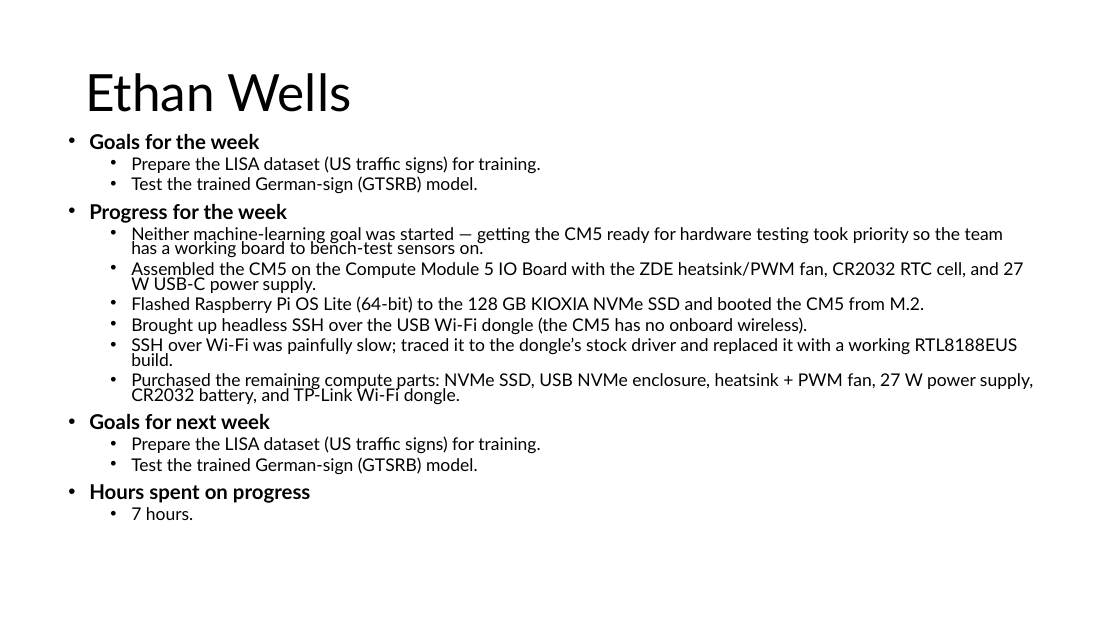
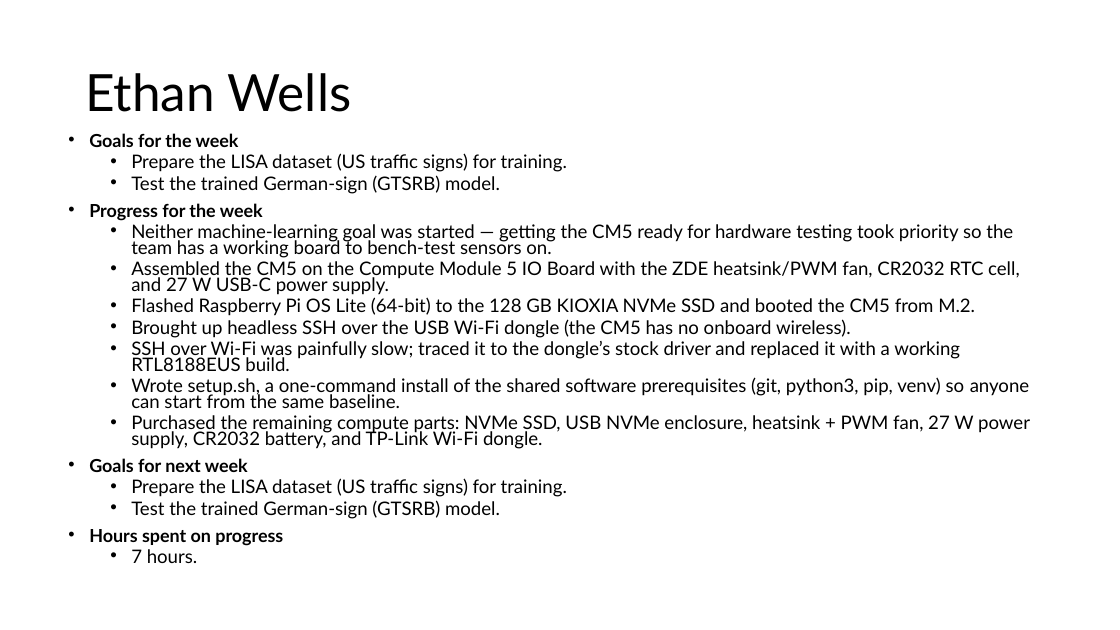
Before and after one commit to EthanWellsSr/Self-Driving-RC-Car, a slide deck: slide 1 of Weekly Reports/slides/1-ethan-wells.pptx. Drawn at 1120x630 pixels with LibreOffice and Linux fonts; fonts in the diff are those of the drawing. Boxes give left, top, right and bottom in pixels: in the first picture for what was removed or moved away, otherwise in the second. Text is boxed around its words. In the diff, an @@ line names an element or a change of style, - is before the commit and + after.

Commit message:
setup.sh added to slides, jpg of setup.sh added to Hardware/

```diff
--- a/Weekly Reports/slides/1-ethan-wells.pptx
+++ b/Weekly Reports/slides/1-ethan-wells.pptx
@@ text at bbox=[89, 133, 1030, 563]: size 17.5 to 15.4 pt in "Goals for the week", "Progress for the week", "Goals for next week", "Hours spent on progress"; size 15 to 16 pt in "Prepare the LISA dataset (US traffic signs) ...", "Test the trained German-sign (GTSRB) model.", "Neither machine-learning goal was started — getting ...", "Assembled the CM5 on the Compute Module ..." and 7 more places @@
@@ text at bbox=[131, 377, 1029, 408]: paragraph added @@
+  • Wrote setup.sh, a one-command install of the shared software prerequisites (git, python3, pip, venv) so anyone can start from the same baseline.
```
Also in this commit, not shown: 1 slide added, 2 other files.
